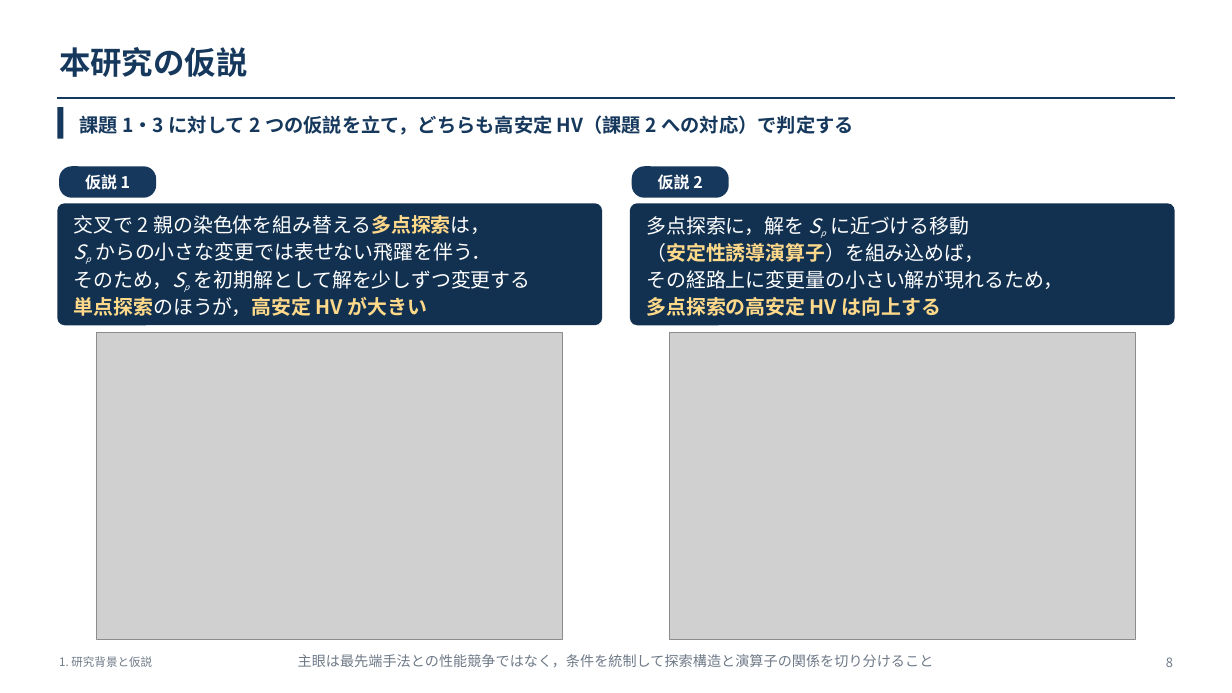
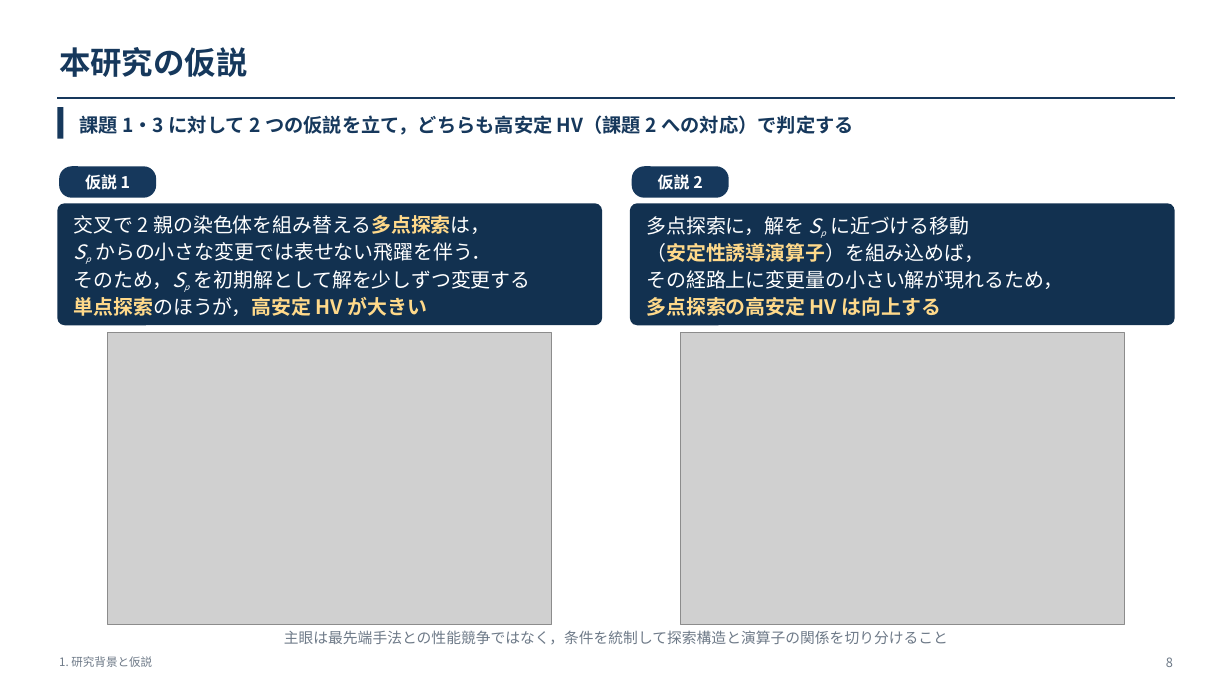
Before and after one commit to kitotakumi/stability_scheduling, a slide deck: slide 8 of doc/presentation_materials/JIMA2026fall_発表.pptx. Drawn at 1232x693 pixels with LibreOffice and Linux fonts; fonts in the diff are those of the drawing; grey boxes stand for pictures. Boxes give left, top, right and bottom in pixels: in the first picture for what was removed or moved away, otherwise in the second. Text is boxed around its words. In the diff, an @@ line names an element or a change of style, - is before the commit and + after.

```diff
--- a/doc/presentation_materials/JIMA2026fall_発表.pptx
+++ b/doc/presentation_materials/JIMA2026fall_発表.pptx
@@ picture: place and size @@
-picture at (97, 333, 564, 640)
+picture at (108, 333, 552, 625)
@@ picture: place and size @@
-picture at (669, 333, 1136, 640)
+picture at (680, 333, 1124, 625)
@@ text "主眼は最先端手法との性能競争ではなく，条件を統制して探索構造と演算子の関係を切り分けること": place and size @@
-text "主眼は最先端手法との性能競争ではなく，条件を統制して探索構造と演算子の関係を切り分けること" at (298, 654, 934, 667)
+text "主眼は最先端手法との性能競争ではなく，条件を統制して探索構造と演算子の関係を切り分けること" at (284, 630, 948, 644)
@@ text "主眼は最先端手法との性能競争ではなく，条件を統制して探索構造と演算子の関係を切り分けること" at (284, 630, 948, 644): size 11 to 11.5 pt @@
```
Also in this commit, not shown: 2 other files.
